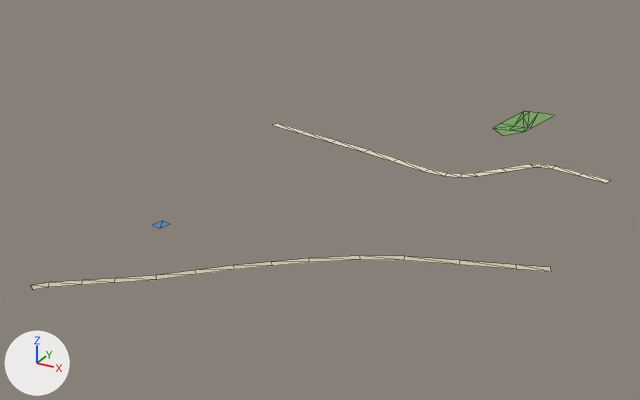
A saved change to the glTF model public/assets/bengaluru-region-v1/tiles/t47_8-l1.glb.
The view is the same before and after, from a 50 mm camera at (23924.0, 3660.0, 274.0) aimed at (23615.0, 4223.0, -7.0). Every picture has the same lights, and +X, +Y and +Z are marked at lower left. The first picture is the older version. Mesh edges are drawn as thin lines.

Objects in the first picture: 'ground' and 1 more.
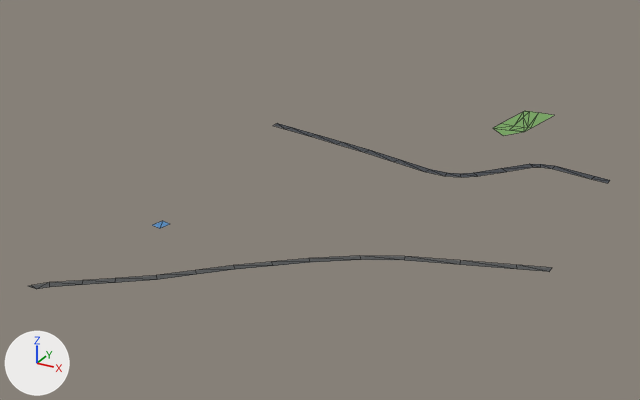
The change in detail:
me_ground is used by ob_ground; location (23500.0, 4000.0, 0.0).
Verts and faces of me_ground; kept vertices keep their numbers, new ones are numbered from 75.
Before the commit, vertices of me_ground: 15 (1.0, 347.0, 1.0) at pixel (277, 123), 16 (-1.0, 339.0, 1.0) at pixel (272, 125), 17 (37.0, 339.0, 1.0) at pixel (306, 131), 18 (35.0, 331.0, 1.0) at pixel (301, 133), 19 (73.0, 332.0, 1.0) at pixel (337, 140).
Before the commit, vertices of me_ground: 20 (71.0, 324.0, 1.0) at pixel (331, 142).
Before the commit, vertices of me_ground: 39 (263.0, 364.0, 1.0) at pixel (555, 165), 40 (262.0, 356.0, 1.0) at pixel (552, 168), 41 (287.0, 359.0, 1.0) at pixel (582, 173), 42 (285.0, 351.0, 1.0) at pixel (578, 175), 43 (310.0, 354.0, 1.0) at pixel (610, 180).
Before the commit, vertices of me_ground: 44 (309.0, 346.0, 1.0) at pixel (606, 183).
Before the commit, vertices of me_ground: 45 (311.0, 177.0, 1.0) at pixel (551, 271), 46 (309.0, 183.0, 1.0) at pixel (550, 267).
Before the commit, vertices of me_ground: 69 (41.0, 6.0, 1.0) at pixel (48, 287), 70 (37.0, 10.0, 1.0) at pixel (49, 282), 71 (34.0, -2.0, 1.0) at pixel (32, 289), 72 (30.0, 2.0, 1.0) at pixel (31, 285), 73 (34.0, -2.0, 1.0) at pixel (33, 289).
Before the commit, vertices of me_ground: 74 (29.0, 2.0, 1.0) at pixel (30, 285).
me_ground had 75 vertices, 73 faces and spanned x -1.0..311.0, y -2.0..500.0, z 1.0.
me_ground now has 77 vertices, 75 faces and spans x 0.0..310.0, y 0.0..500.0, z 1.0.
Part 1, on me_ground:
Vertices deleted: 15, 16 (with the faces that use them).
Vertex 18 moves to (46.0, 329.0, 1.0), pixel (310, 136).
Vertex 17 moves to (48.0, 337.0, 1.0), pixel (315, 134).
Vertex 20 moves to (77.0, 323.0, 1.0), pixel (336, 144).
Vertex 19 moves to (78.0, 330.0, 1.0), pixel (342, 141).
New vertex 75 is at (0.0, 347.0, 1.0), pixel (277, 123).
New vertex 76 is at (0.0, 339.0, 1.0), pixel (272, 125).
New vertex 77 is at (16.0, 335.0, 1.0), pixel (285, 129).
New vertex 78 is at (17.0, 343.0, 1.0), pixel (291, 127).
New faces: (75, 76, 77), (75, 77, 78), (18, 78, 77), (17, 78, 18).
Part 2, on me_ground:
Vertices deleted: 41, 42, 44 (with the faces that use them).
Vertex 43 moves to (310.0, 354.0, 1.0), pixel (609, 180).
New vertex 79 is at (296.0, 349.0, 1.0), pixel (591, 179).
New vertex 80 is at (297.0, 357.0, 1.0), pixel (595, 176).
New vertex 81 is at (310.0, 346.0, 1.0), pixel (607, 183).
New faces: (39, 40, 79), (39, 79, 80), (43, 80, 79), (43, 79, 81).
Part 3, on me_ground:
Vertex 45 moves to (310.0, 177.0, 1.0), pixel (549, 271).
Vertex 46 moves to (310.0, 183.0, 1.0), pixel (552, 267).
Part 4, on me_ground:
Vertices deleted: 71, 73 (with the faces that use them).
Faces deleted: (69, 70, 72).
Vertex 74 moves to (32.0, 0.0, 1.0), pixel (32, 287).
New vertex 82 is at (36.0, 0.0, 1.0), pixel (36, 289).
New vertex 83 is at (28.0, 0.0, 1.0), pixel (27, 286).
New faces: (69, 70, 82), (70, 72, 82), (72, 74, 82), (72, 83, 74).
me_ground part 5: 46 kept faces spanning x 37.0..310.0, y 6.0..364.0, z 1.0 get new vertex colours; the middle colour goes from beige #d7c9ae to dark grey #535556.

What differs and where, as boxes (x1, y1, x2, y2) in the pictures (640 x 400 px; the box of a moved part takes in the faces that stretch with it):
'ground', reshaped: before (31, 111, 611, 290); after (28, 111, 610, 289)
part 1 of me_ground, reshaped: (273, 123, 369, 152) in both
part 2 of me_ground, moved or reshaped: before (553, 166, 611, 183); after (553, 166, 610, 183)
part 3 of me_ground, moved or reshaped: before (516, 265, 551, 272); after (516, 265, 552, 272)
part 4 of me_ground, moved or reshaped: before (31, 283, 49, 290); after (28, 283, 49, 289)
part 5 of me_ground, recoloured: (49, 134, 555, 287) in both
